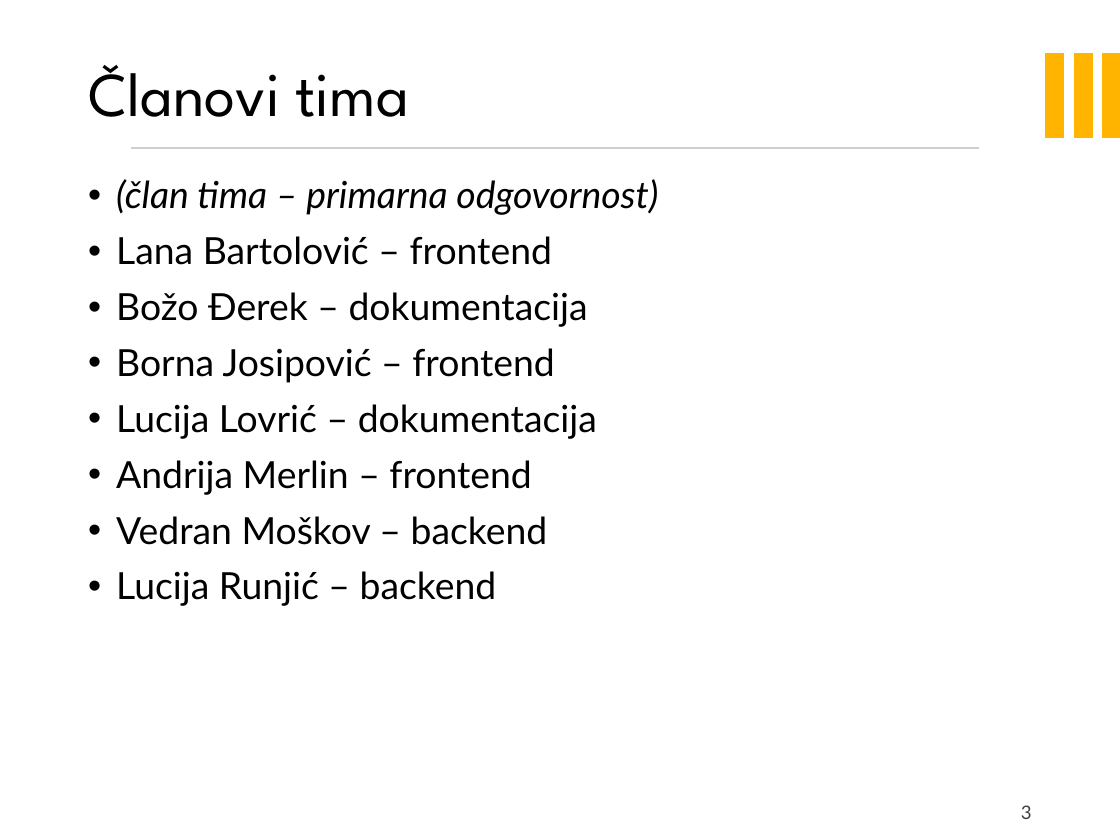
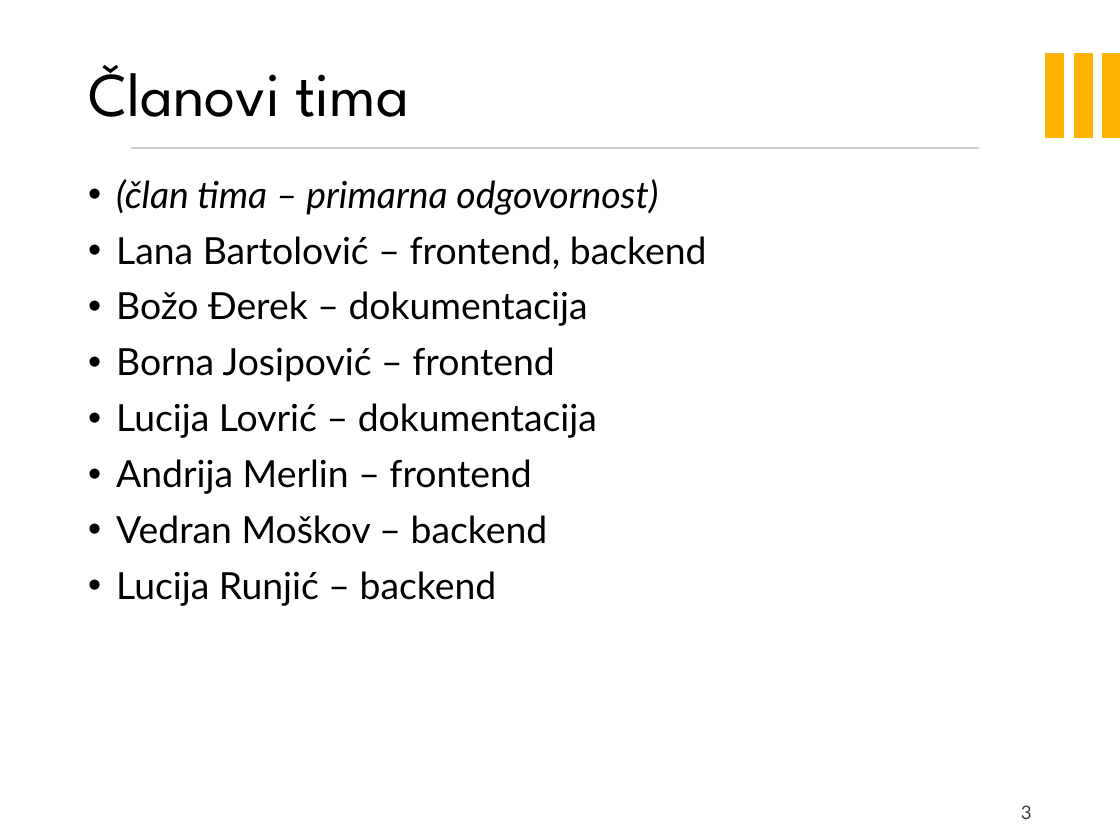
Before and after one commit to Ljubimci-Grupa-1/ForAllTheDogs, a slide deck: slide 3 of ForAllTheDogs.pptx. Drawn at 1120x840 pixels with LibreOffice and Linux fonts; fonts in the diff are those of the drawing; background and template pictures are left out. Boxes give left, top, right and bottom in pixels: in the first picture for what was removed or moved away, otherwise in the second. Text is boxed around its words. In the diff, an @@ line names an element or a change of style, - is before the commit and + after.

Commit message:
Updated presentation

```diff
--- a/ForAllTheDogs.pptx
+++ b/ForAllTheDogs.pptx
@@ text at (116,236,707,269): text changed @@
-• Lana Bartolović – frontend
+• Lana Bartolović – frontend, backend
```
Also in this commit, not shown: 1 other slide changed.
